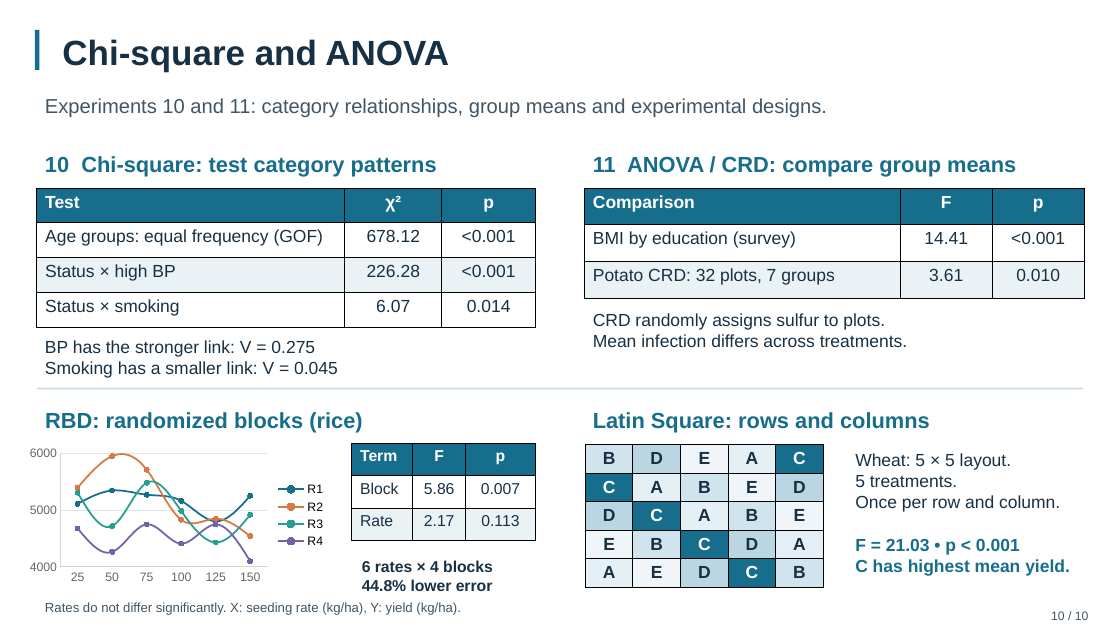
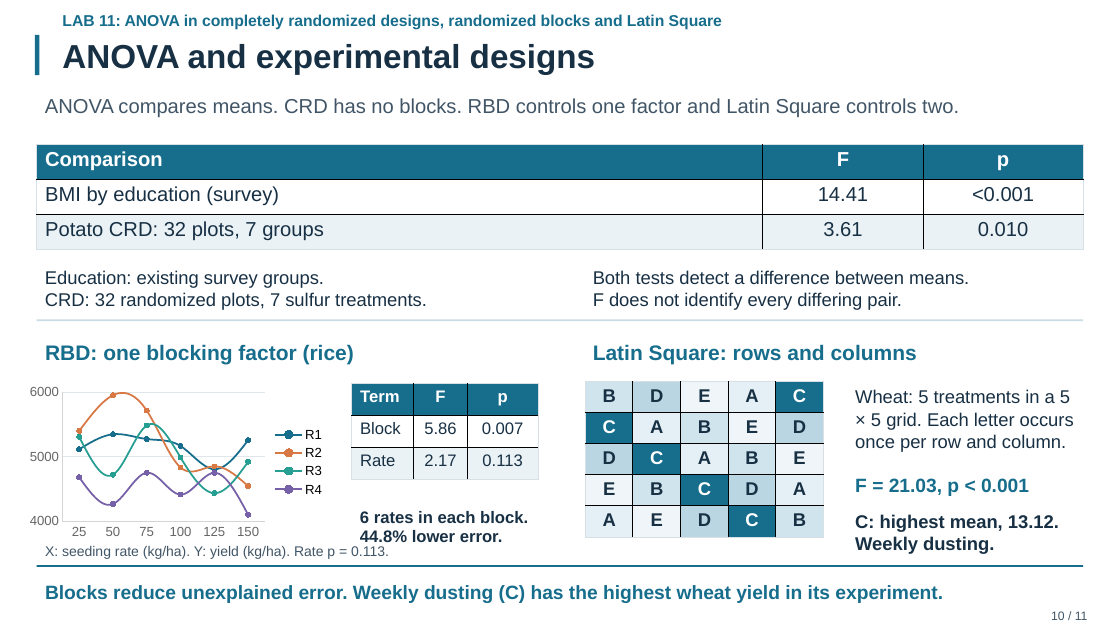
Before and after one commit to aryan8678/Maths-lab-project, a slide deck: slide 11 of submission/Diabetes_Statistics_Presentation.pptx. Drawn at 1120x630 pixels with LibreOffice and Linux fonts; fonts in the diff are those of the drawing. Boxes give left, top, right and bottom in pixels: in the first picture for what was removed or moved away, otherwise in the second. Text is boxed around its words. In the diff, an @@ line names an element or a change of style, - is before the commit and + after.

```diff
--- a/submission/Diabetes_Statistics_Presentation.pptx
+++ b/submission/Diabetes_Statistics_Presentation.pptx
@@ text added at <box>62,14,722,30</box>, 13.5 pt, text #176D8C, bold @@
+LAB 11: ANOVA in completely randomized designs, randomized blocks and Latin Square
@@ rectangle: place and size @@
-rectangle at <box>35,29,39,70</box>
+rectangle at <box>35,35,39,76</box>
@@ text at <box>62,44,595,75</box>: text changed; size 17.2 to 28.5 pt; text colour #415566 to #183044; bold on @@
-Experiments 10 and 11: category relationships, group means and experimental designs.
+ANOVA and experimental designs
@@ text removed at <box>62,39,449,72</box> @@
-Chi-square and ANOVA
@@ text at <box>45,98,959,117</box>: text changed; size 18.8 to 17.2 pt; text colour #176D8C to #415566; bold off @@
-10 Chi-square: test category patterns
+ANOVA compares means. CRD has no blocks. RBD controls one factor and Latin Square controls two.
@@ table at <box>37,145,1085,250</box> @@
@@ size 15 to 17.2 pt @@
@@ borders changed @@
@@ table: place and size @@
-table at <box>585,188,1084,298</box>
+table at <box>37,145,1085,250</box>
@@ text removed at <box>593,156,1016,176</box> @@
-11 ANOVA / CRD: compare group means
@@ table removed at <box>37,188,536,328</box>, 4 rows, 3 columns @@
-Test | χ² | p
-Age groups: equal frequency (GOF) | 678.12 | <0.001
-Status × high BP | 226.28 | <0.001
-Status × smoking | 6.07 | 0.014
@@ text added at <box>45,270,427,310</box>, 15.8 pt, text #183044 @@
+Education: existing survey groups.
+CRD: 32 randomized plots, 7 sulfur treatments.
@@ text added at <box>593,270,969,310</box>, 15.8 pt, text #183044 @@
+Both tests detect a difference between means.
+F does not identify every differing pair.
@@ rectangle: place and size @@
-rectangle at <box>37,387,1084,389</box>
+rectangle at <box>37,319,1084,321</box>
@@ text removed at <box>593,313,907,347</box> @@
-CRD randomly assigns sulfur to plots.
-Mean infection differs across treatments.
@@ text at <box>45,344,354,364</box>: text changed; size 18.8 to 18 pt @@
-RBD: randomized blocks (rice)
+RBD: one blocking factor (rice)
@@ text removed at <box>45,340,338,378</box> @@
-BP has the stronger link: V = 0.275
-Smoking has a smaller link: V = 0.045
@@ text "Latin Square: rows and columns": place and size @@
-text "Latin Square: rows and columns" at <box>593,412,930,433</box>
+text "Latin Square: rows and columns" at <box>593,344,917,364</box>
@@ text "Latin Square: rows and columns" at <box>593,344,917,364</box>: size 18.8 to 18 pt @@
@@ line chart at <box>24,381,334,543</box> @@
@@ legend changed @@
@@ category axis changed @@
@@ value axis changed @@
@@ line chart: place and size @@
-line chart at <box>24,444,334,587</box>
+line chart at <box>24,381,334,543</box>
@@ table at <box>352,383,539,480</box> @@
@@ size 13.5 to 14.2 pt @@
@@ borders changed @@
@@ table: place and size @@
-table at <box>352,444,535,541</box>
+table at <box>352,383,539,480</box>
@@ table at <box>586,381,825,537</box> @@
@@ size 15 to 15.8 pt @@
@@ borders changed @@
@@ table: place and size @@
-table at <box>586,444,825,587</box>
+table at <box>586,381,825,537</box>
@@ text at <box>855,389,1074,452</box>: text changed; size 15 to 15.8 pt @@
-Wheat: 5 × 5 layout.
-5 treatments.
-Once per row and column.
+Wheat: 5 treatments in a 5 × 5 grid. Each letter occurs once per row and column.
@@ text at <box>855,478,1029,496</box>: text changed; size 15 to 16.5 pt @@
-F = 21.03 • p < 0.001
-C has highest mean yield.
+F = 21.03, p < 0.001
@@ text at <box>360,511,528,547</box>: text changed; size 13.5 to 14.2 pt @@
-6 rates × 4 blocks
-44.8% lower error
+6 rates in each block.
+44.8% lower error.
@@ text added at <box>855,514,1059,554</box>, 15.8 pt, text #183044, bold @@
+C: highest mean, 13.12.
+Weekly dusting.
@@ rectangle added at <box>37,565,1084,567</box>, fill #176D8C @@
@@ text at <box>45,546,389,559</box>: text changed; size 11.2 to 12 pt @@
-Rates do not differ significantly. X: seeding rate (kg/ha), Y: yield (kg/ha).
+X: seeding rate (kg/ha). Y: yield (kg/ha). Rate p = 0.113.
@@ text added at <box>45,585,943,603</box>, 16.5 pt, text #176D8C, bold @@
+Blocks reduce unexplained error. Weekly dusting (C) has the highest wheat yield in its experiment.
@@ text at <box>1051,611,1088,620</box>: text changed @@
-10 / 10
+10 / 11
```
Also in this commit, not shown: 9 other slides changed, 2 slides added, 1 slide removed, 14 other files.
